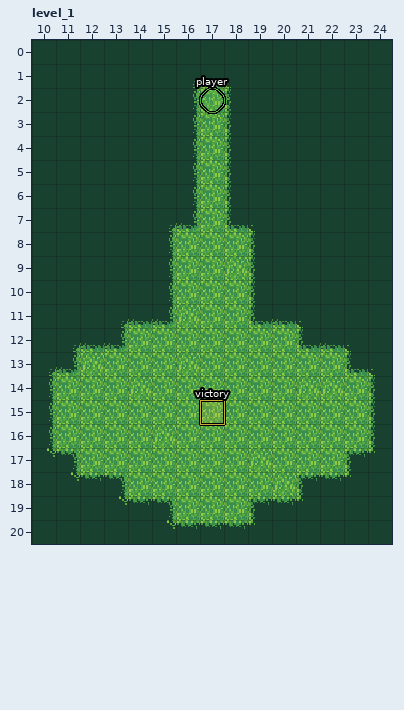
LDtk project, stored at assets/maps/game_map.ldtk. This is how it looked before the edit.
Cells are 16x16 px. Shown: level_1 x 10..24, y 0..20. The commit also changed other parts of the map, which this record leaves out.
Now the later version:
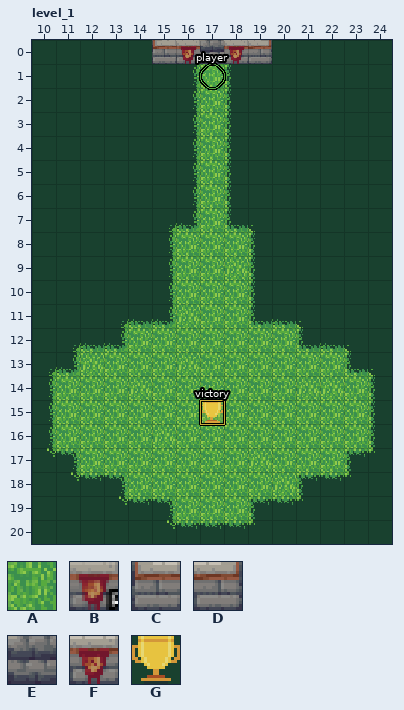
Key: from "layout": A 1 "Floor", B 2 "Wall"; from "tower": C 14, D 16, E 30, F 32, G 37.
_ is an empty cell.
Objects are placed by their top-left corner, in cells (3,4 is the top-left corner of cell 3,4); size is 1x1 cell unless given.
The exact change:
Layer "layout":
The author changed tile B to tile A in row 1 at x 17.
Tile B now appears in row 0 at x 16 to 18.
Layer "decoration":
Tile C now appears in row 0 at x 15.
Tile D now appears in row 0 at x 19.
Tile E now appears in row 0 at x 17.
Tile F now appears in row 0 at x 16 and 18.
Tile G now appears in row 15 at x 17.
Layer "entities":
Object "player" ellipse at 17,2 becomes "player" ellipse at 17,1.
